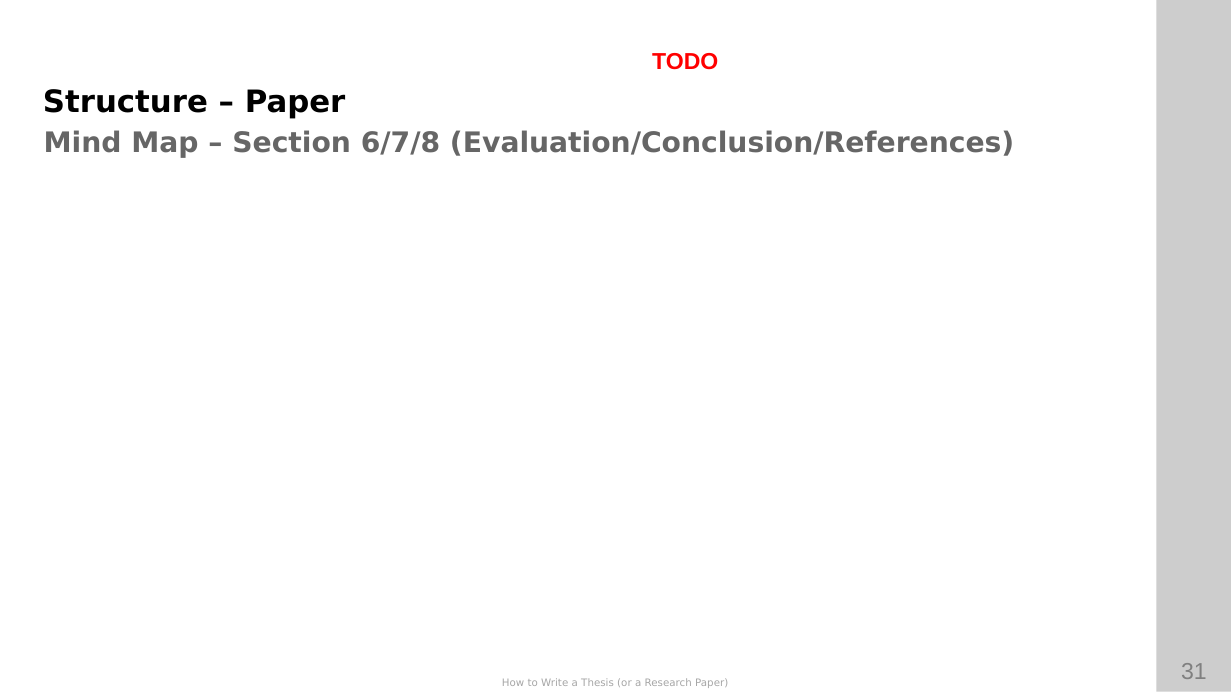
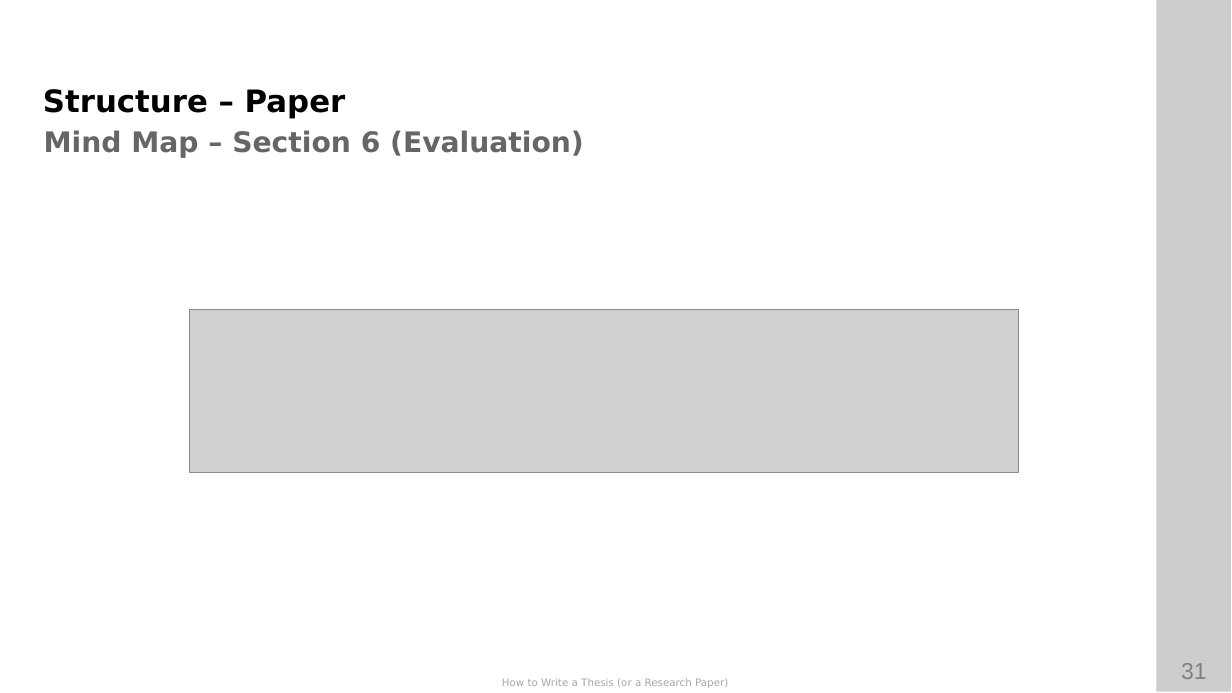
Before and after one commit to ETCE-LAB/How-To-Write-A-Paper-Thesis, a slide deck: slide 31 of How-to-Write-A-Paper-Thesis.pptx. Drawn at 1232x693 pixels with LibreOffice and Linux fonts; fonts in the diff are those of the drawing; grey boxes stand for pictures; background and template pictures are left out. Boxes give left, top, right and bottom in pixels: in the first picture for what was removed or moved away, otherwise in the second. Text is boxed around its words. In the diff, an @@ line names an element or a change of style, - is before the commit and + after.

Commit message:
* updated thesis mindmap template + added figures to slides + added slide pdf

```diff
--- a/How-to-Write-A-Paper-Thesis.pptx
+++ b/How-to-Write-A-Paper-Thesis.pptx
@@ text removed at box(652, 53, 718, 70) @@
-TODO
@@ text at box(44, 130, 584, 158): text changed @@
-Mind Map – Section 6/7/8 (Evaluation/Conclusion/References)
+Mind Map – Section 6 (Evaluation)
@@ picture added at box(189, 310, 1019, 473) @@
```
Also in this commit, not shown: 11 other slides changed, 6 slides added, 2 slides removed, 3 other files.
